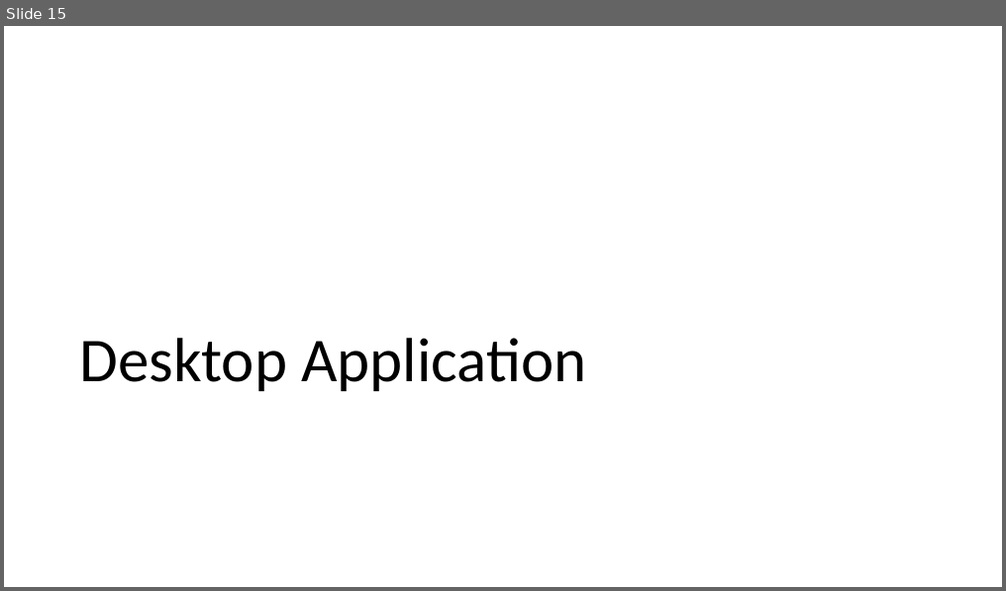
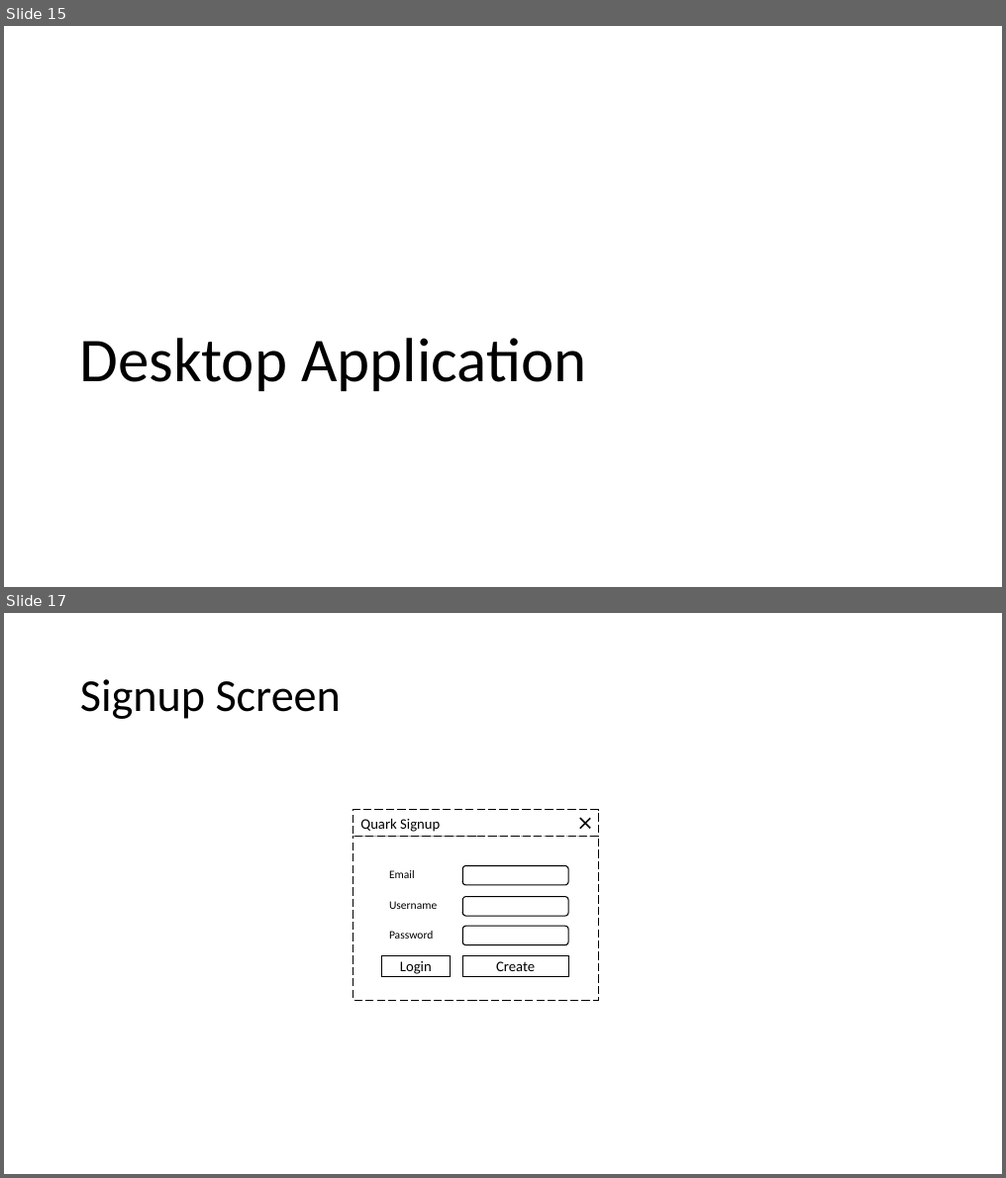
Before and after one commit to JazerBarclay/ci536-group-project, a slide deck: documentation/Quark Wireframes and User Stories.pptx. Shown one above the other, each under a label of ours: slide 15 before the commit, slides 15 and 17 after it; the slides between them are not shown. The pictures are 1006x591 and 1006x1178 pixels, drawn with LibreOffice and Linux fonts; fonts in the diff are those of the drawing. Boxes give left, top, right and bottom in pixels: in the first picture for what was removed or moved away, otherwise in the second. Text is boxed around its words. In the diff, an @@ line names an element or a change of style, - is before the commit and + after.

```diff
--- a/documentation/Quark Wireframes and User Stories.pptx
+++ b/documentation/Quark Wireframes and User Stories.pptx
@@ slide 17 added at <box>4,613,1002,1174</box>, background #FFFFFF @@
@@ title added at <box>80,679,341,719</box>, 44 pt, text #000000 @@
+Signup Screen
@@ group added at <box>353,810,598,1001</box>: 4 rectangles, 3 texts, 3 rounded rectangles, 2 lines @@
+Email
+Create
+Login
+Username
+Quark Signup
+Password
```
Also in this commit, not shown: 5 slides changed, 2 other slides added, 2 slides removed.
